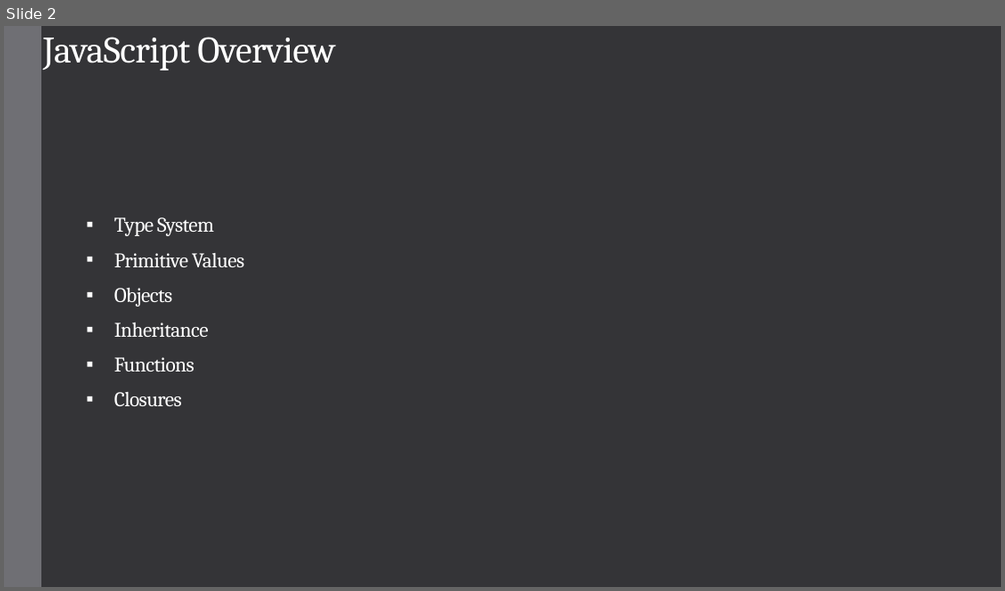
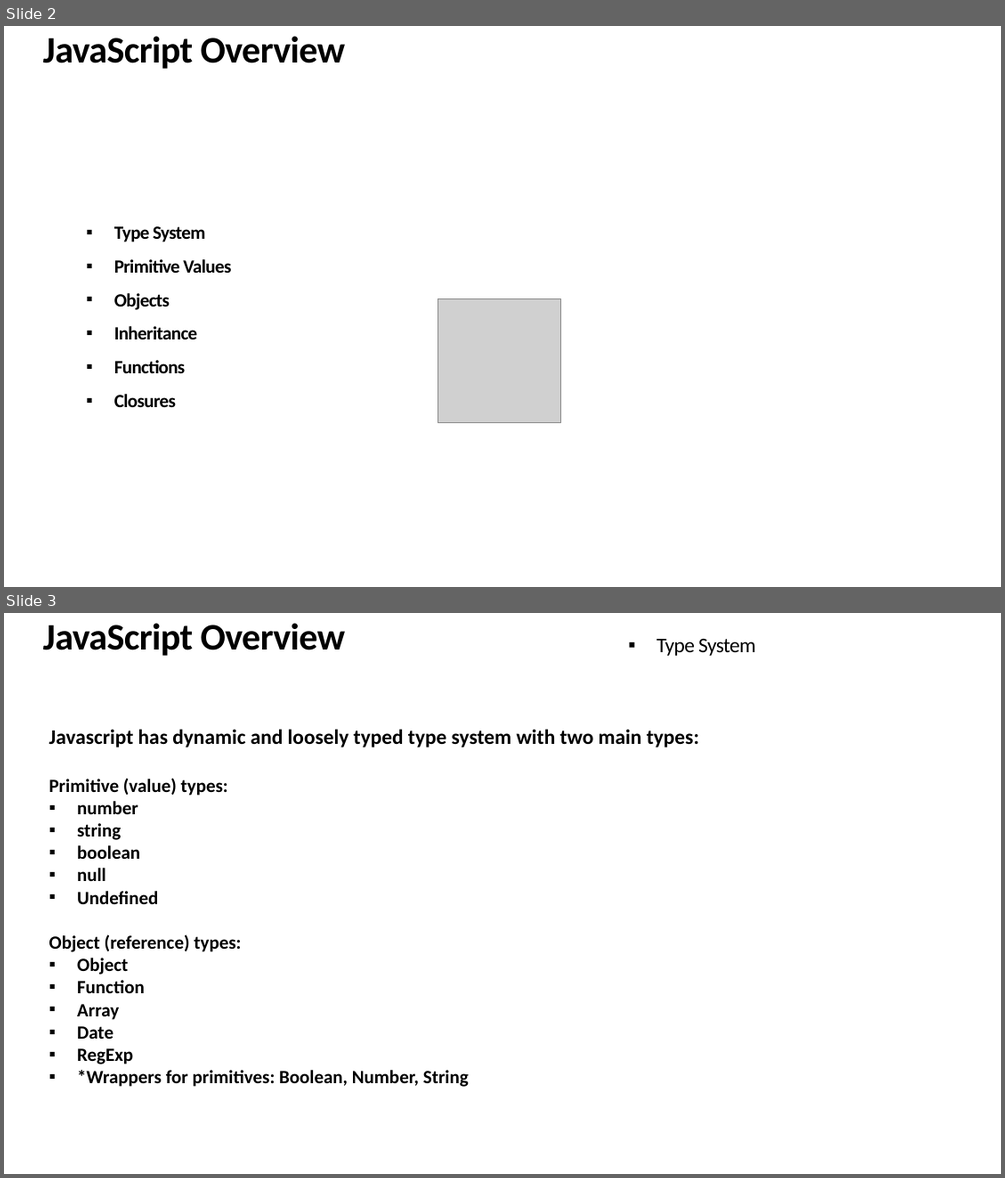
Before and after one commit to srdjan/workshop-functional-js, a slide deck: Functional-javascript.pptx. Shown one above the other, each under a label of ours: slide 2 before the commit, slides 2 and 3 after it. The pictures are 1005x591 and 1005x1178 pixels, drawn with LibreOffice and Linux fonts; fonts in the diff are those of the drawing; grey boxes stand for pictures. Boxes give left, top, right and bottom in pixels: in the first picture for what was removed or moved away, otherwise in the second. Text is boxed around its words. In the diff, an @@ line names an element or a change of style, - is before the commit and + after.

```diff
--- a/Functional-javascript.pptx
+++ b/Functional-javascript.pptx
@@ slide 3 added at bbox=[4, 613, 1001, 1174], background #FFFFFF @@
@@ text added at bbox=[43, 623, 346, 656], 36 pt, text #000000, bold @@
+JavaScript Overview
@@ text added at bbox=[656, 639, 756, 656], 20 pt, text #000000 @@
+▪ Type System
@@ text added at bbox=[49, 729, 699, 1086], 18 pt, text #000000, bold @@
+Javascript has dynamic and loosely typed type system with two main types:
+Primitive (value) types:
+▪ number
+▪ string
+▪ boolean
+▪ null
+▪ Undefined
+Object (reference) types:
+▪ Object
+▪ Function
+▪ Array
+▪ Date
+▪ RegExp
+▪ *Wrappers for primitives: Boolean, Number, String
@@ slide 2 changed as well @@
@@ background #353537 to #FFFFFF @@
@@ rectangle removed at bbox=[4, 26, 41, 587] @@
@@ text "JavaScript Overview" at bbox=[43, 36, 346, 69]: font Cambria to Calibri, text colour #FFFFFF to #000000, bold on @@
@@ text "Type System" at bbox=[114, 226, 231, 407]: size 20 to 18 pt, font Cambria to Calibri, text colour #FFFFFF to #000000, bold on; line spacing 1.4 to 1.5 @@
@@ picture added at bbox=[437, 299, 561, 422] @@
```
Also in this commit, not shown: 7 other slides changed, 33 other slides added, 1 slide removed, 3 other files.
